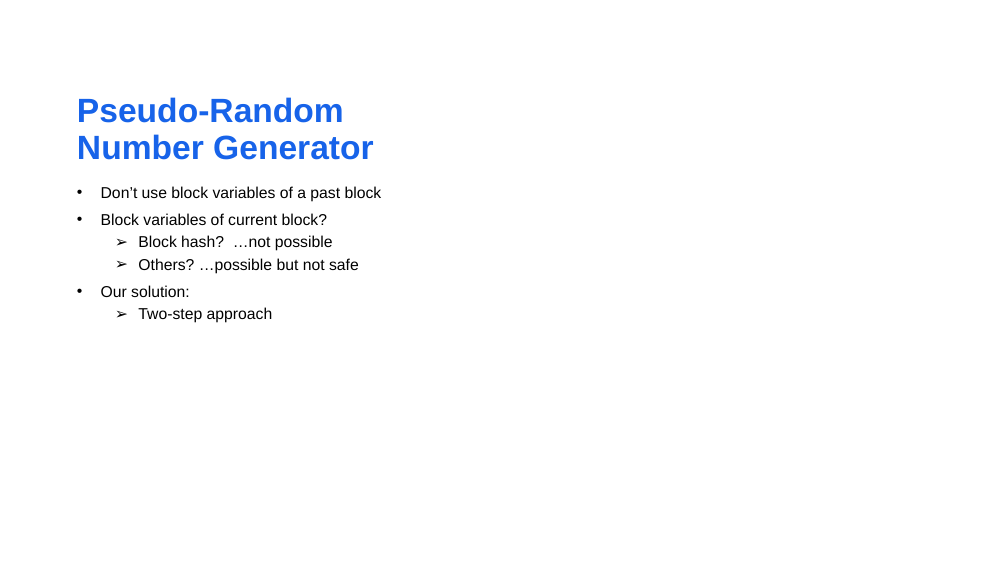
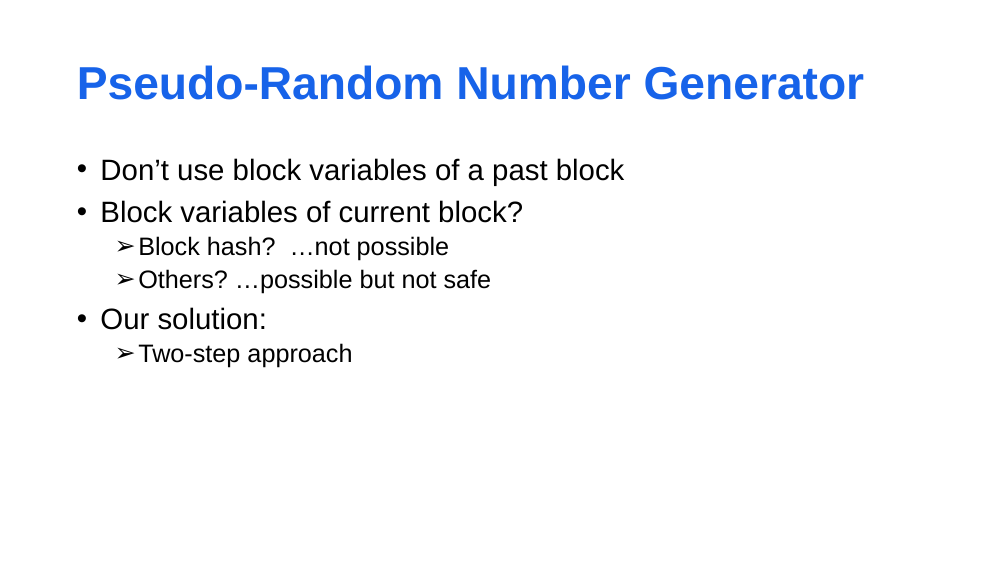
Before and after one commit to matnad/vierGewinntSC, a slide deck: slide 8 of presentation/nice fonts_migo.pptx. Drawn at 1008x567 pixels with LibreOffice and Linux fonts; fonts in the diff are those of the drawing; background and template pictures are left out. Boxes give left, top, right and bottom in pixels: in the first picture for what was removed or moved away, otherwise in the second. Text is boxed around its words. In the diff, an @@ line names an element or a change of style, - is before the commit and + after.

```diff
--- a/presentation/nice fonts_migo.pptx
+++ b/presentation/nice fonts_migo.pptx
@@ title "Pseudo-Random Number Generator": place and size @@
-title "Pseudo-Random Number Generator" at (77,97,374,160)
+title "Pseudo-Random Number Generator" at (77,65,865,100)
@@ title "Pseudo-Random Number Generator" at (77,65,865,100): size 32 to 44 pt; vertical alignment bottom to middle @@
@@ text "Don’t use block variables of ...": place and size @@
-text "Don’t use block variables of ..." at (101,186,382,323)
+text "Don’t use block variables of ..." at (100,158,625,368)
@@ text "Don’t use block variables of ..." at (100,158,625,368): size 15 to 28 pt in "Don’t use block variables of a past ...", "Block variables of current block?", "Our solution:"; size 15 to 24 pt in "Block hash? …not possible", "Others? …possible but not safe", "Two-step approach" @@
```
Also in this commit, not shown: 6 other slides changed.
